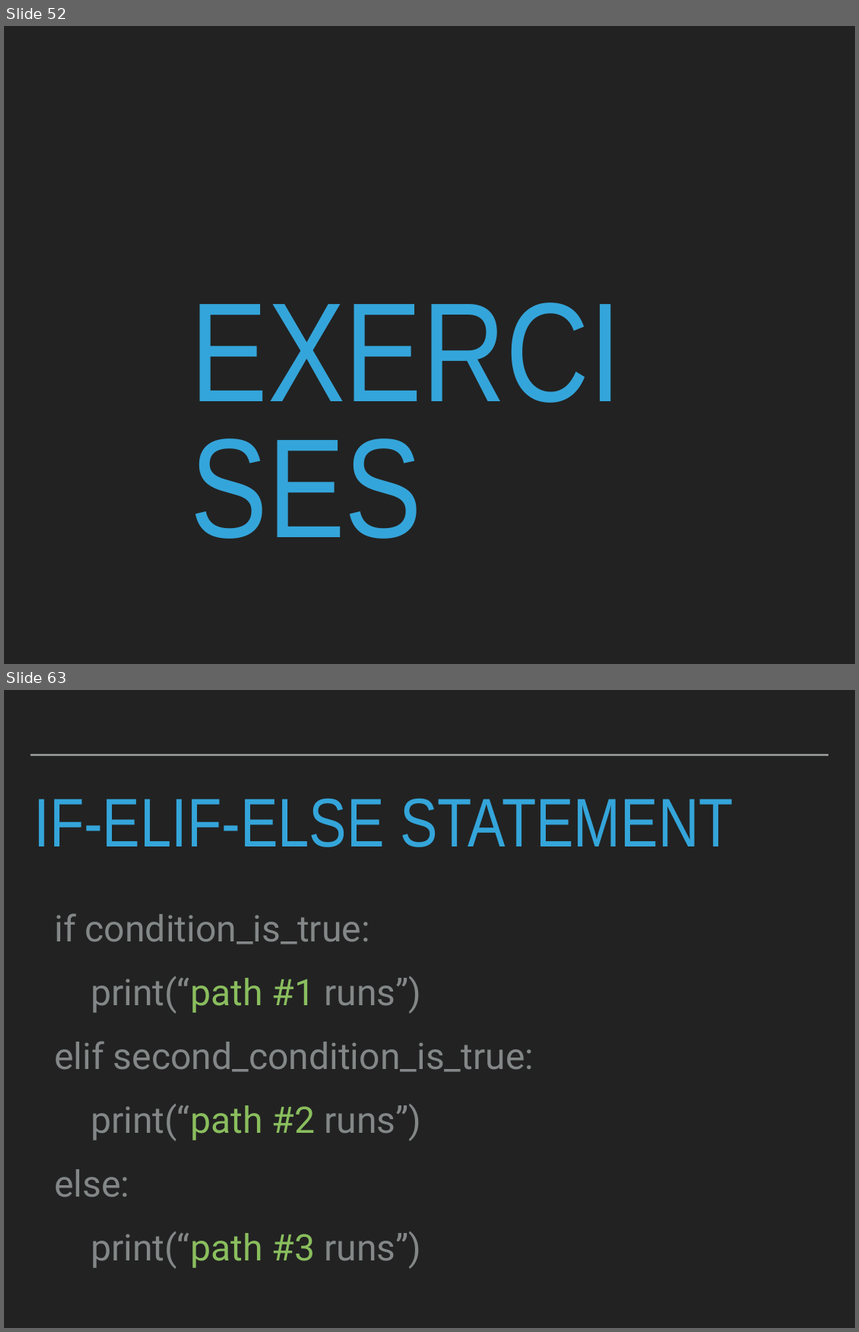
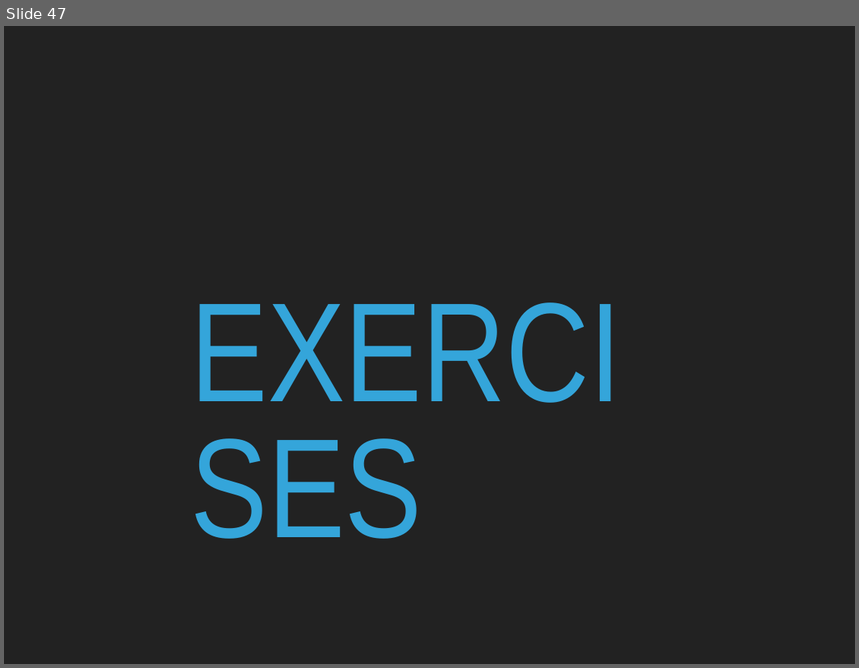
Before and after one commit to robcarrington/PythonInADay, a slide deck: Session2_Slides.pptx. Shown one above the other, each under a label of ours: slides 52 and 63 before the commit, slide 47 after it; the slides between them are not shown. The pictures are 859x1332 and 859x668 pixels, drawn with LibreOffice and Linux fonts; fonts in the diff are those of the drawing. Boxes give left, top, right and bottom in pixels: in the first picture for what was removed or moved away, otherwise in the second. Text is boxed around its words. In the diff, an @@ line names an element or a change of style, - is before the commit and + after.

Commit message:
Fixed up slides

```diff
--- a/Session2_Slides.pptx
+++ b/Session2_Slides.pptx
@@ slide 63 removed at [4, 690, 855, 1328], background #222222 @@
@@ line removed from (31, 755) to (829, 755) @@
@@ title removed at [34, 798, 734, 847] @@
-IF-ELIF-ELSE STATEMENT
@@ text removed at [54, 913, 534, 1269] @@
-if condition_is_true:
-print(“path #1 runs”)
-elif second_condition_is_true:
-print(“path #2 runs”)
-else:
-print(“path #3 runs”)
@@ what was slide 52 is now slide 47 @@
```
Also in this commit, not shown: 23 slides added, 55 other slides removed, 2 other files.
